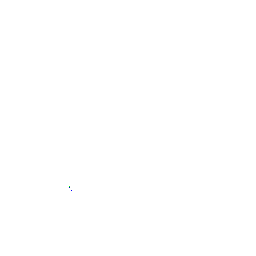
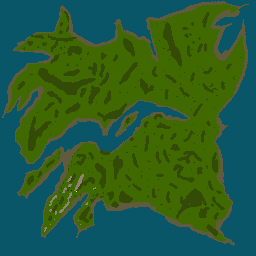
Two versions of the same layered image (256x256). Layer-by-layer changes:
showed "Background" over <box>0,0,256,256</box>
